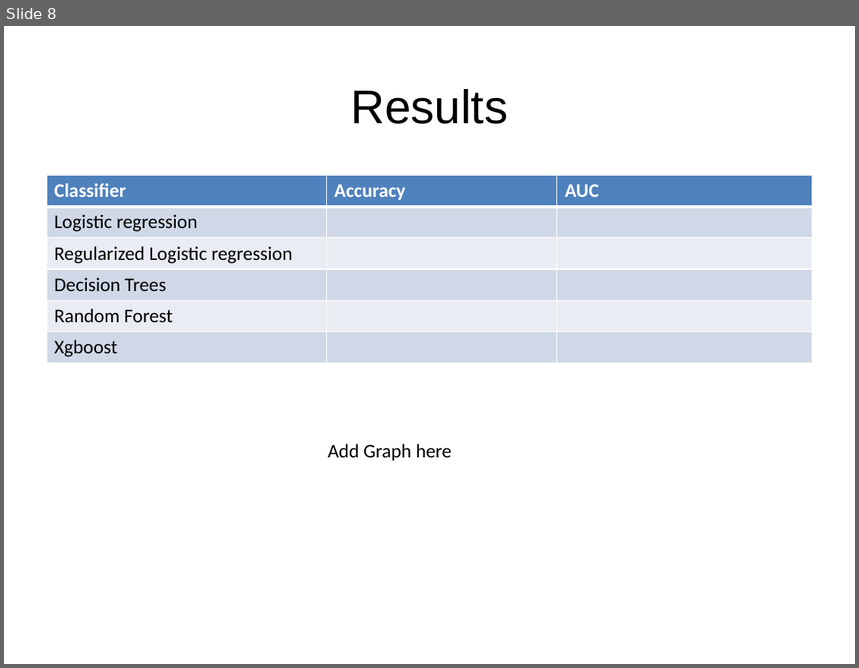
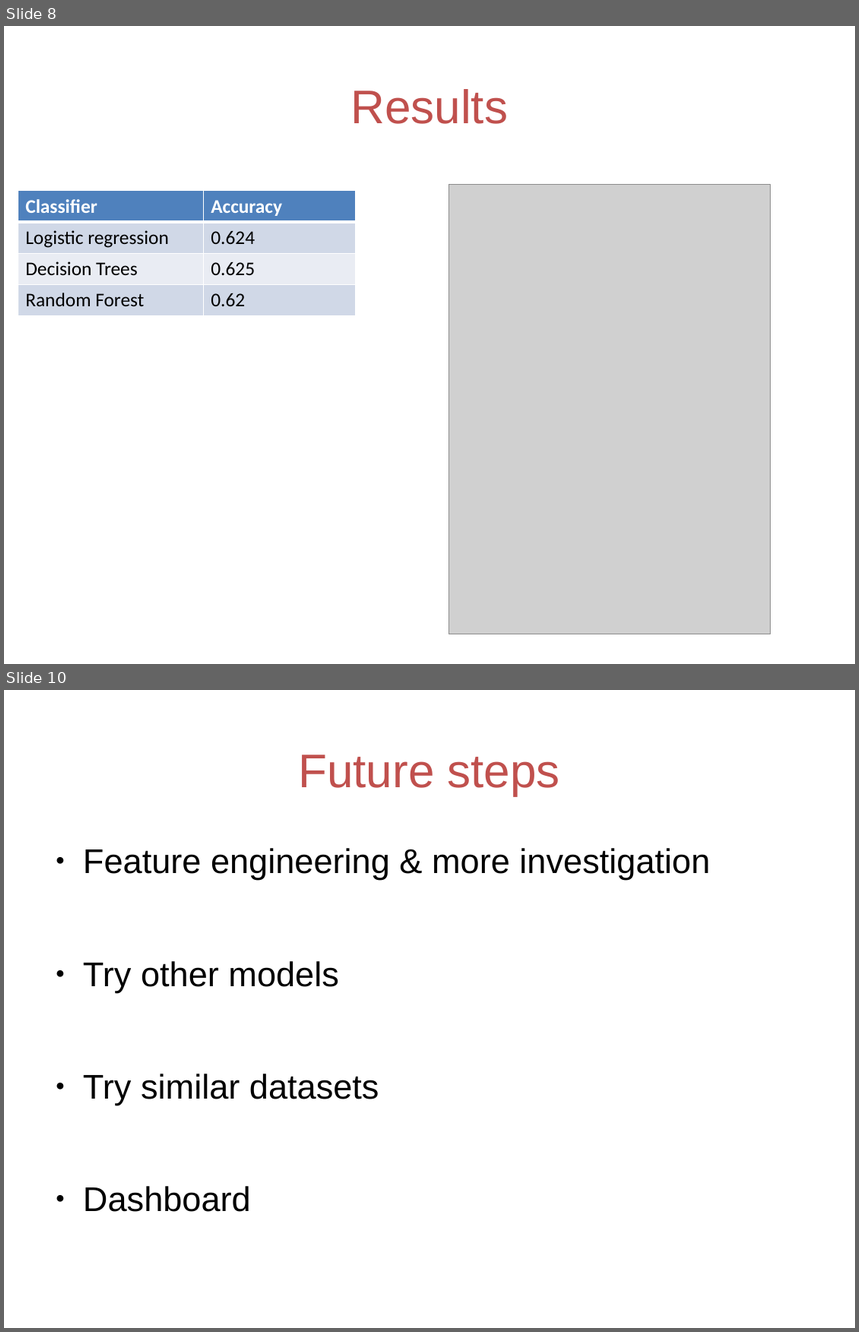
Before and after one commit to Anushi/hospital_readmissions, a slide deck: Project_presentation_Anushi.pptx. Shown one above the other, each under a label of ours: slide 8 before the commit, slides 8 and 10 after it; the slides between them are not shown. The pictures are 859x668 and 859x1332 pixels, drawn with LibreOffice and Linux fonts; fonts in the diff are those of the drawing; grey boxes stand for pictures. Boxes give left, top, right and bottom in pixels: in the first picture for what was removed or moved away, otherwise in the second. Text is boxed around its words. In the diff, an @@ line names an element or a change of style, - is before the commit and + after.

```diff
--- a/Project_presentation_Anushi.pptx
+++ b/Project_presentation_Anushi.pptx
@@ slide 10 added at <box>4,690,855,1328</box>, background #FFFFFF @@
@@ title added at <box>298,755,560,796</box>, 44 pt, text #C0504D @@
+Future steps
@@ text added at <box>83,848,710,1212</box>, 32 pt, text #000000 @@
+● Feature engineering & more investigation
+● Try other models
+● Try similar datasets
+● Dashboard
@@ slide 8 changed as well @@
@@ title "Results" at <box>351,89,508,124</box>: text colour #000000 to #C0504D @@
@@ picture added at <box>449,184,771,635</box> @@
@@ table at <box>18,190,356,316</box> @@
-Classifier | Accuracy | AUC
-Logistic regression |  | 
-Regularized Logistic regression |  | 
-Decision Trees |  | 
-Random Forest |  | 
-Xgboost |  | 
+Classifier | Accuracy
+Logistic regression | 0.624
+Decision Trees | 0.625
+Random Forest | 0.62
@@ table: place and size @@
-table at <box>47,175,813,363</box>
+table at <box>18,190,356,316</box>
@@ text removed at <box>328,444,452,461</box> @@
-Add Graph here
```
Also in this commit, not shown: 7 other slides changed, 2 other slides added, 1 slide removed, 2 other files.
